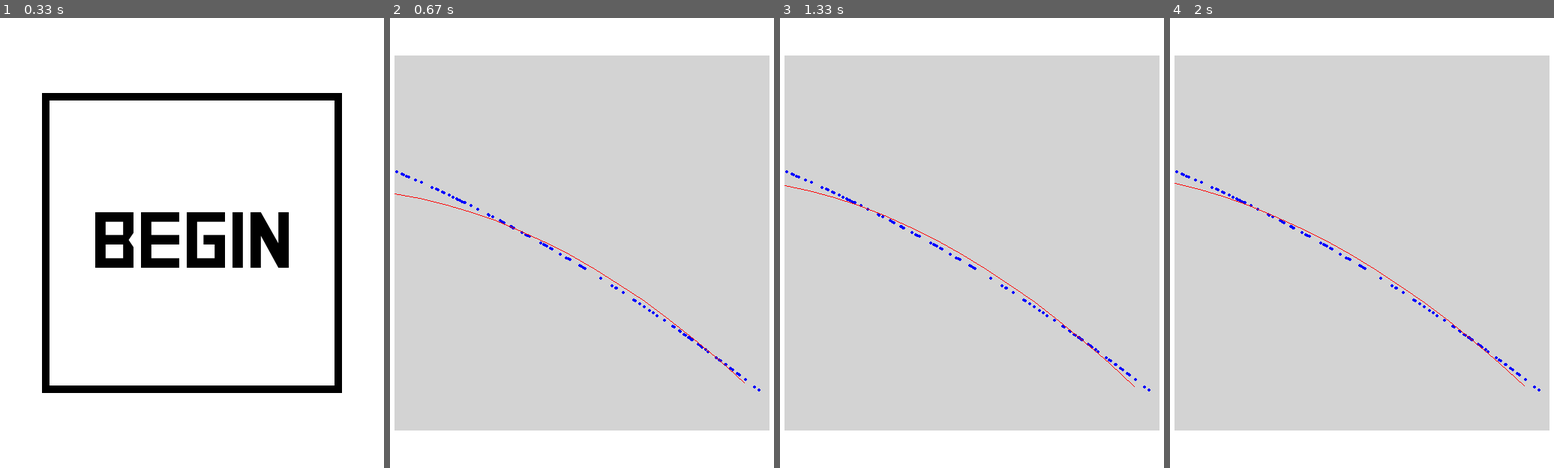
Above: before the commit, frames 1-4 (left to right).
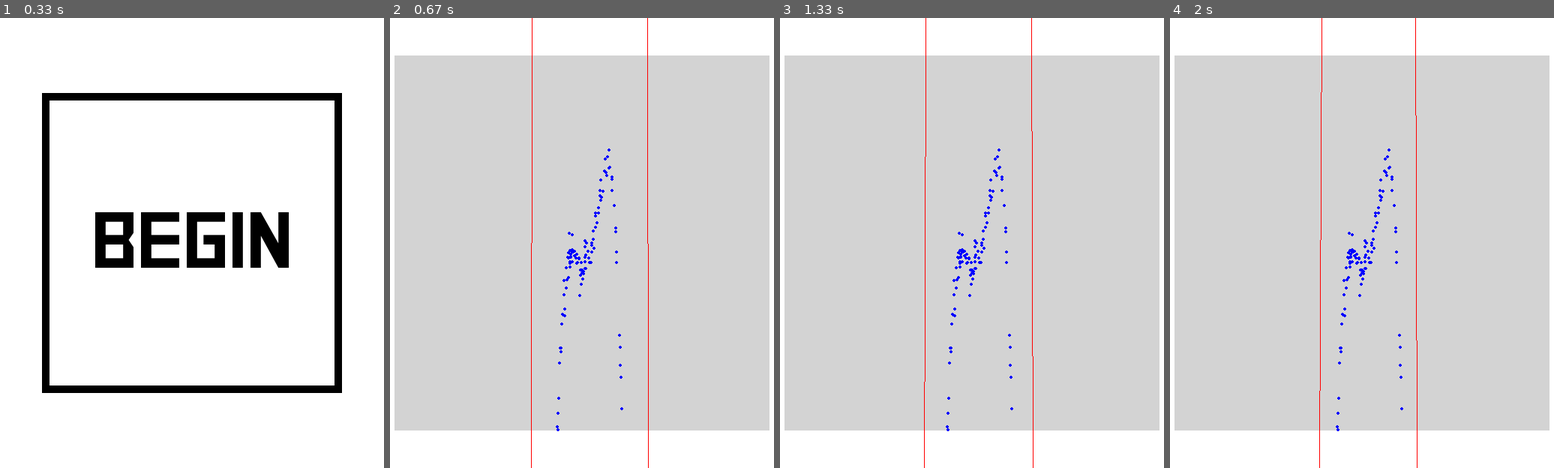
Above: after the commit, the same moments.

Repository: AndyyTaylor/Yr12Major
Game: pygame game, started from main.py
Two runs of this game, one before a commit and one after it. Both use one fixed random seed, a clock stepped at 60 frames per second and the inputs below.
Inputs (mouse positions are in pixels of both pictures, inside the frame that each line leads up to):
- Up to frame 1 (0.33 s): no input
- Up to frame 2 (0.67 s): click (582, 243) at 0.38 s
- Up to frame 3 (1.33 s): click (864, 247) at 0.72 s
- Up to frame 4 (2 s): no input

Frame 1 is identical in both runs. In frame 2, 1.2% of the frame differs, in the area x 1-97%, y 0-100%; in frame 3, 1.2%; in frame 4, 1.2%.

Commit message:
Added feature scaling

Diff:
--- a/src/ml/agents/linearregression/LinearRegression.py
+++ b/src/ml/agents/linearregression/LinearRegression.py
@@ -10,10 +10,14 @@
         self.params = np.zeros((self.n, 1))
         self.params[0] = 1
 
+        # self.scale = scale  # np.array([20, 20**2, 20**3])
+
     def on_update(self, x, y):
 
-        X = np.insert(x, 0, 1, axis=1)
+        self.scale = x.std(0)
 
+        X = np.insert(np.divide(x, self.scale), 0, 1, axis=1)
+        # print(X)
         self.vectorizedBGD(X, y)
         # self.BGD(points)
 
@@ -21,21 +25,33 @@
         plot.renderFunction(screen, self.func)
 
     def func(self, x):
-        return self.params.T.dot(np.insert(x, 0, 1, axis=0))
+        # print(x.shape)
+        # print(np.divide(x.T, np.array([20, 20**2, 20**3])).T.shape)
+        y = self.params.T.dot(np.insert(np.divide(x.T, self.scale).T, 0, 1, axis=0))
+        # print(np.insert(np.divide(x.T, np.array([20, 20**2, 20**3])).T, 0, 1, axis=0))
+        return y
 
     def vectorizedBGD(self, X, y):
-        pred = X.dot(self.params)
+        for iter in range(50):
+            pred = X.dot(self.params)
 
-        err = np.square(np.subtract(pred, y))
-        J = 1.0 / (2*self.m) * np.sum(err)
+            err = np.square(np.subtract(pred, y))
+            J = 1.0 / (2*self.m) * np.sum(err)
 
-        print(J)
-        print((X.T.dot(np.subtract(pred, y))).shape)
+            # print(J)
+            if J > 10**36:
+                print("ALPHA TOO BIG")
 
-        alpha = 0.5
-        new_params = np.subtract(self.params, (alpha / self.m) * (X.T.dot(np.subtract(pred, y))))
-        self.params = new_params
+            # print((self.params).shape)
+            alpha = 0.01
+            # print(X)
+            # print("---------")
+            # print(self.params)
+            # print(X.T.dot(np.subtract(pred, y)))
+            new_params = np.subtract(self.params, (alpha / self.m) * (X.T.dot(np.subtract(pred, y))))
+            self.params = new_params
 
+            # print(self.params)
 
 
 
--- a/src/ml/environments/lineardataset/MainState.py
+++ b/src/ml/environments/lineardataset/MainState.py
@@ -10,25 +10,25 @@
     def __init__(self, econfig):
         super().__init__("LinearData", "Environments")
 
-        self.x_range = [0, 1.5]
-        self.y_range = [0, 2]
+        self.n = econfig.n
+
+        self.x_range = [-10, 10]
+        self.y_range = [-20, 20]
 
         self.params = np.zeros((econfig.n, 1))
 
         for i in range(econfig.n):
-            self.params[i] = random.uniform(0, 1)
+            self.params[i] = random.uniform(-10, 10)
 
         self.y = np.zeros((econfig.m, 1))
         self.x = np.zeros((econfig.m, econfig.n-1))
 
-        for i in range(100):
+        for i in range(econfig.m):
             x, y = self.gen_point()
             self.x[i] = x.T
             self.y[i, 0] = y
 
-
-
-        self.plot = Plot(50, 50, 500, 500, self.x_range, self.y_range)
+        self.plot = Plot(50, 50, 500, 500, self.n, self.x_range, self.y_range)
 
     def on_update(self, elapsed):
         pass
@@ -53,9 +53,9 @@
 
     def gen_point(self):
         x_val = random.uniform(self.x_range[0], self.x_range[1])
-        x = np.array([[x_val], [x_val**2]])
+        x = np.array([(x_val**(i+1)) for i in range(self.n-1)])
 
-        y = self.params.T.dot(np.insert(x, 0, 1, axis=0))
+        y = self.params.T.dot(np.insert(x, 0, 1, axis=0)) + np.random.normal(0, 1, 1)[0]
         return x, y
 
     def getx(self):
--- a/src/ml/environments/lineardataset/envconfig.py
+++ b/src/ml/environments/lineardataset/envconfig.py
@@ -1,2 +1,2 @@
-m = 100
-n = 3
+m = 600
+n = 5
--- a/src/states/Simulation.py
+++ b/src/states/Simulation.py
@@ -36,4 +36,4 @@
         self.agent.on_render(screen, self.environment.plot)
 
     def on_mouse_down(self, pos):
-        pass
+        self.environment.on_mouse_down(pos)
--- a/src/ui/Plot.py
+++ b/src/ui/Plot.py
@@ -5,11 +5,13 @@
 from .UIElement import UIElement
 
 class Plot(UIElement):
-    def __init__(self, x, y, w, h, x_range, y_range): # pylint: disable=R0913
+    def __init__(self, x, y, w, h, n, x_range, y_range): # pylint: disable=R0913
         super().__init__(x, y, w, h)
 
         self.x_range = x_range
         self.y_range = y_range
+
+        self.n = n
 
     def on_update(self, elapsed):
         pass
@@ -24,17 +26,23 @@
 
     def adjust(self, point):
         x, y = point
+        # print(y)
         x = (x - self.x_range[0]) * (self.w / (self.x_range[1] - self.x_range[0])) + self.x
-        y = (y - self.x_range[0]) * (self.w / (self.y_range[1] - self.y_range[0])) + self.y
+        y = (y - self.y_range[0]) * (self.w / (self.y_range[1] - self.y_range[0])) + self.y
         return int(x), int(y)
 
     def renderFunction(self, screen, func):
         prev_point = None
         for xx in self.frange(self.x_range[0], self.x_range[1], 0.1):
-            new_point = self.adjust((xx, func(np.array([[xx], [xx**2]]))))
+            arr = [] # [[xx], [xx**2], [xx**3]]
+            for i in range(self.n-1):
+                arr.append([xx**(i+1)])
+
+            new_point = self.adjust((xx, func(np.array(arr))))
+
             if prev_point:
-                if new_point[0] > self.x and new_point[0] < self.x + self.w and new_point[1] > self.y and new_point[1] < self.y + self.h:
-                    pygame.draw.line(screen, config.RED, prev_point, new_point)
+                pygame.draw.line(screen, config.RED, prev_point, new_point)
+
             prev_point = new_point
 
     def frange(self, start, stop, step):
